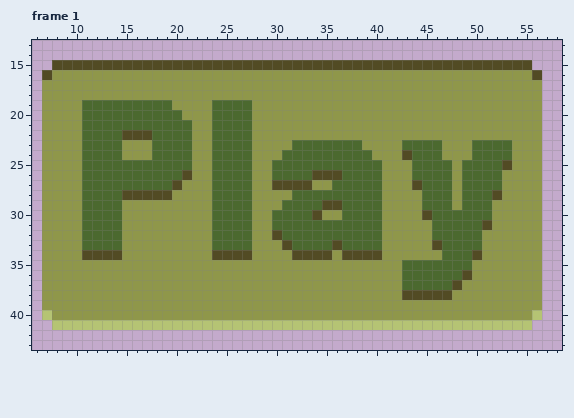
Two states of a pixel-art file, Assets/assetsofthe2dvariety/Play.aseprite. The picture above was drawn from the file before the commit.
64x64 pixels, 2 frames. Shown: frame 1: x 6..58, y 13..43.
New version:
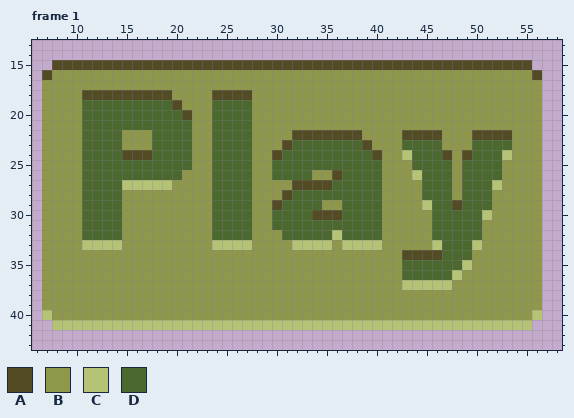
Palette (. is transparent): A #524b24  B #8f974a  C #b5c474  D #4b692f
Change:
--- frame 1, layer "Play"
@@ x 6..58 @@
 17 .BBBBBBBBBBBBBBBBBBBBBBBBBBBBBBBBBBBBBBBBBBBBBBBBBB..
-18 .BBBBBBBBBBBBBBBBBBBBBBBBBBBBBBBBBBBBBBBBBBBBBBBBBB..
-19 .BBBBDDDDDDDDDBBBBDDDDBBBBBBBBBBBBBBBBBBBBBBBBBBBBB..
-20 .BBBBDDDDDDDDDDBBBDDDDBBBBBBBBBBBBBBBBBBBBBBBBBBBBB..
+18 .BBBBAAAAAAAAABBBBAAAABBBBBBBBBBBBBBBBBBBBBBBBBBBBB..
+19 .BBBBDDDDDDDDDABBBDDDDBBBBBBBBBBBBBBBBBBBBBBBBBBBBB..
+20 .BBBBDDDDDDDDDDABBDDDDBBBBBBBBBBBBBBBBBBBBBBBBBBBBB..
 21 .BBBBDDDDDDDDDDDBBDDDDBBBBBBBBBBBBBBBBBBBBBBBBBBBBB..
-22 .BBBBDDDDAAADDDDBBDDDDBBBBBBBBBBBBBBBBBBBBBBBBBBBBB..
-23 .BBBBDDDDBBBDDDDBBDDDDBBBBDDDDDDDBBBBDDDDBBBDDDDBBB..
-24 .BBBBDDDDBBBDDDDBBDDDDBBBDDDDDDDDDBBBADDDBBBDDDDBBB..
-25 .BBBBDDDDDDDDDDDBBDDDDBBDDDDDDDDDDDBBBDDDDBDDDDABBB..
-26 .BBBBDDDDDDDDDDABBDDDDBBDDDDAAADDDDBBBDDDDBDDDDBBBB..
-27 .BBBBDDDDDDDDDABBBDDDDBBAAAABBDDDDDBBBADDDBDDDDBBBB..
-28 .BBBBDDDDAAAAABBBBDDDDBBBBDDDDDDDDDBBBBDDDBDDDABBBB..
-29 .BBBBDDDDBBBBBBBBBDDDDBBBDDDDAADDDDBBBBDDDBDDDBBBBB..
-30 .BBBBDDDDBBBBBBBBBDDDDBBDDDDABBDDDDBBBBADDDDDDBBBBB..
-31 .BBBBDDDDBBBBBBBBBDDDDBBDDDDDDDDDDDBBBBBDDDDDABBBBB..
-32 .BBBBDDDDBBBBBBBBBDDDDBBADDDDDDDDDDBBBBBDDDDDBBBBBB..
-33 .BBBBDDDDBBBBBBBBBDDDDBBBADDDDADDDDBBBBBADDDDBBBBBB..
-34 .BBBBAAAABBBBBBBBBAAAABBBBAAAABAAAABBBBBBDDDABBBBBB..
-35 .BBBBBBBBBBBBBBBBBBBBBBBBBBBBBBBBBBBBDDDDDDDBBBBBBB..
-36 .BBBBBBBBBBBBBBBBBBBBBBBBBBBBBBBBBBBBDDDDDDABBBBBBB..
-37 .BBBBBBBBBBBBBBBBBBBBBBBBBBBBBBBBBBBBDDDDDABBBBBBBB..
-38 .BBBBBBBBBBBBBBBBBBBBBBBBBBBBBBBBBBBBAAAAABBBBBBBBB..
+22 .BBBBDDDDBBBDDDDBBDDDDBBBBAAAAAAABBBBAAAABBBAAAABBB..
+23 .BBBBDDDDBBBDDDDBBDDDDBBBADDDDDDDABBBDDDDBBBDDDDBBB..
+24 .BBBBDDDDAAADDDDBBDDDDBBADDDDDDDDDABBCDDDABADDDCBBB..
+25 .BBBBDDDDDDDDDDDBBDDDDBBDDDDDDDDDDDBBBDDDDBDDDDBBBB..
+26 .BBBBDDDDDDDDDDBBBDDDDBBDDDDBBADDDDBBBCDDDBDDDDBBBB..
+27 .BBBBDDDDCCCCCBBBBDDDDBBBBAAAADDDDDBBBBDDDBDDDCBBBB..
+28 .BBBBDDDDBBBBBBBBBDDDDBBBADDDDDDDDDBBBBDDDBDDDBBBBB..
+29 .BBBBDDDDBBBBBBBBBDDDDBBADDDDBBDDDDBBBBCDDADDDBBBBB..
+30 .BBBBDDDDBBBBBBBBBDDDDBBDDDDAAADDDDBBBBBDDDDDCBBBBB..
+31 .BBBBDDDDBBBBBBBBBDDDDBBDDDDDDDDDDDBBBBBDDDDDBBBBBB..
+32 .BBBBDDDDBBBBBBBBBDDDDBBBDDDDDCDDDDBBBBBDDDDDBBBBBB..
+33 .BBBBCCCCBBBBBBBBBCCCCBBBBCCCCBCCCCBBBBBCDDDCBBBBBB..
+34 .BBBBBBBBBBBBBBBBBBBBBBBBBBBBBBBBBBBBAAAADDDBBBBBBB..
+35 .BBBBBBBBBBBBBBBBBBBBBBBBBBBBBBBBBBBBDDDDDDCBBBBBBB..
+36 .BBBBBBBBBBBBBBBBBBBBBBBBBBBBBBBBBBBBDDDDDCBBBBBBBB..
+37 .BBBBBBBBBBBBBBBBBBBBBBBBBBBBBBBBBBBBCCCCCBBBBBBBBB..
+38 .BBBBBBBBBBBBBBBBBBBBBBBBBBBBBBBBBBBBBBBBBBBBBBBBBB..
 39 .BBBBBBBBBBBBBBBBBBBBBBBBBBBBBBBBBBBBBBBBBBBBBBBBBB..
